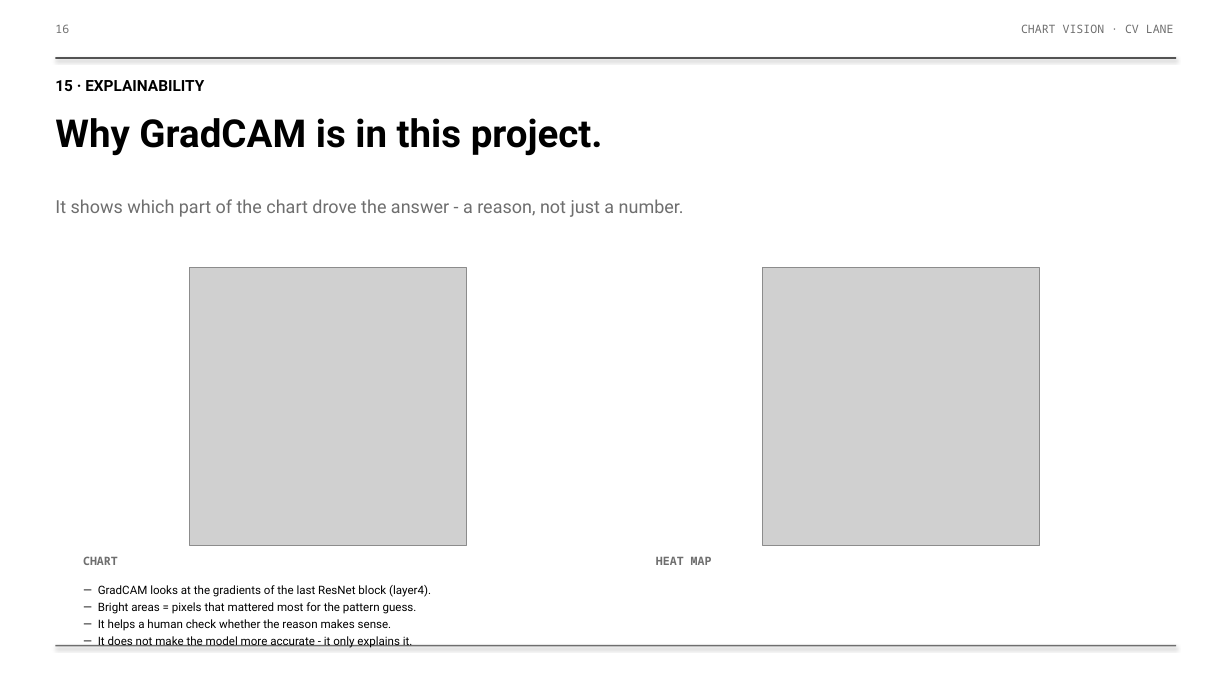
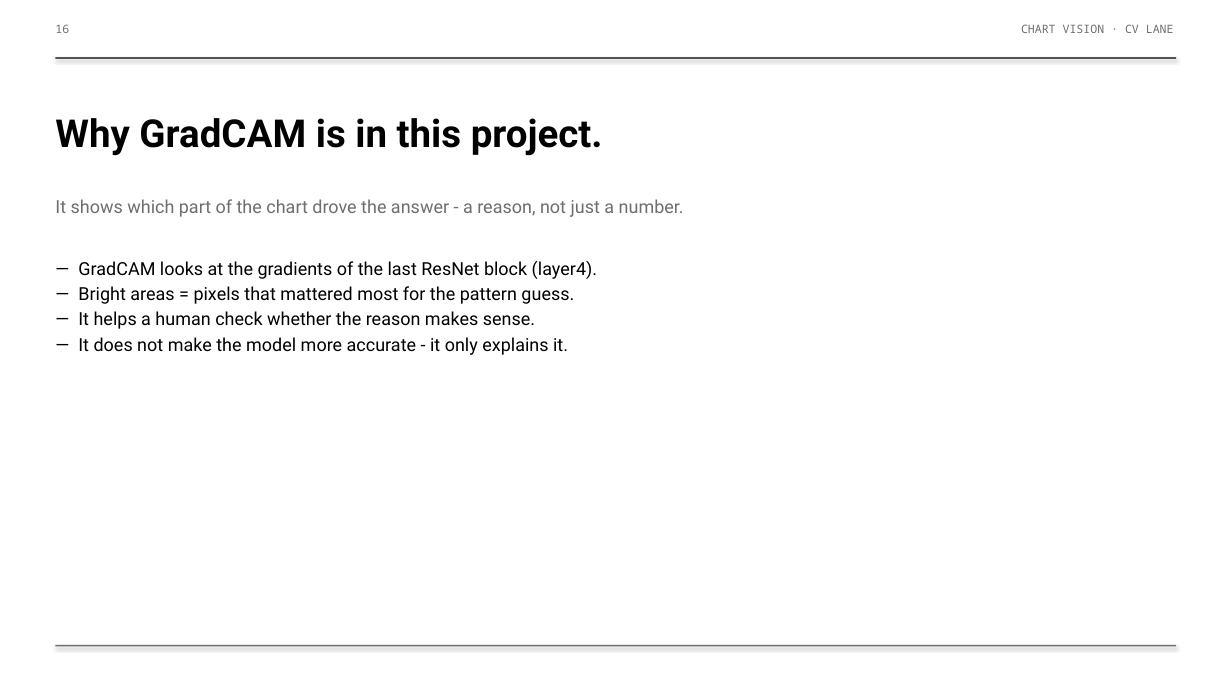
Before and after one commit to DharmilG/Stock-Direction-Predictor, a slide deck: slide 16 of CV/slides/Chart_Vision_Review.pptx. Drawn at 1232x693 pixels with LibreOffice and Linux fonts; fonts in the diff are those of the drawing; grey boxes stand for pictures. Boxes give left, top, right and bottom in pixels: in the first picture for what was removed or moved away, otherwise in the second. Text is boxed around its words. In the diff, an @@ line names an element or a change of style, - is before the commit and + after.

```diff
--- a/CV/slides/Chart_Vision_Review.pptx
+++ b/CV/slides/Chart_Vision_Review.pptx
@@ text removed at <box>55,80,204,91</box> @@
-15 · EXPLAINABILITY
@@ text "— GradCAM looks at the ...": place and size @@
-text "— GradCAM looks at the ..." at <box>98,585,431,648</box>
+text "— GradCAM looks at the ..." at <box>78,261,597,355</box>
@@ text "— GradCAM looks at the ..." at <box>78,261,597,355</box>: size 9 to 14 pt @@
@@ picture removed at <box>189,268,467,545</box> @@
@@ picture removed at <box>762,268,1040,545</box> @@
@@ text removed at <box>83,556,118,565</box> @@
-CHART
@@ text removed at <box>656,556,712,565</box> @@
-HEAT MAP
```
Also in this commit, not shown: 13 other slides changed, 1 slide added, 1 slide removed, 1 other file.
